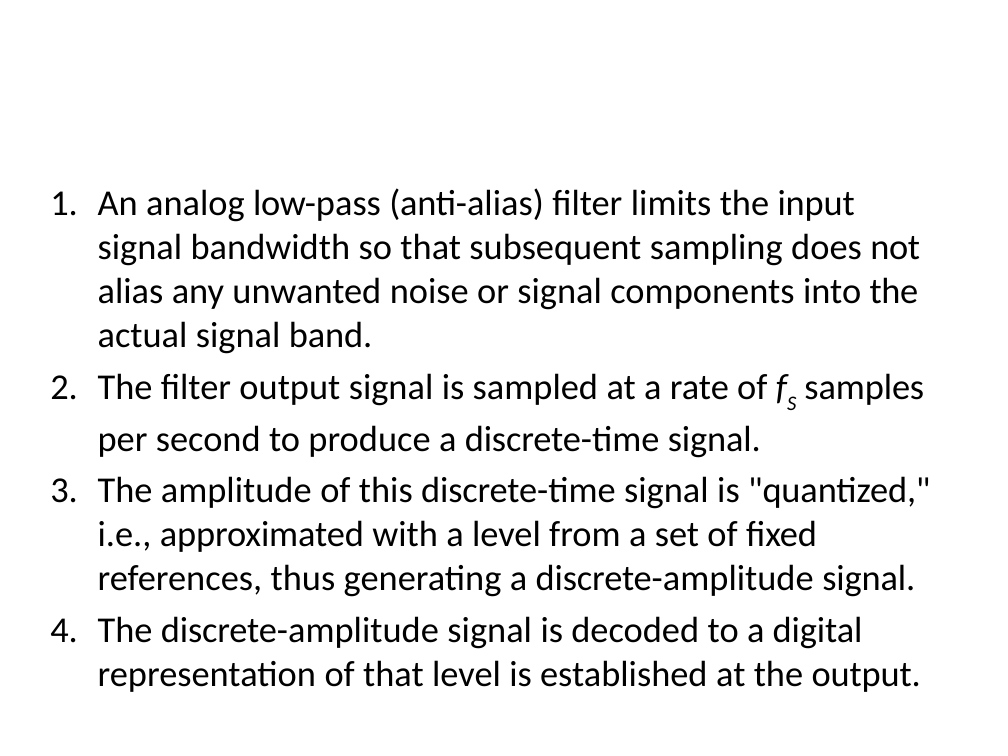
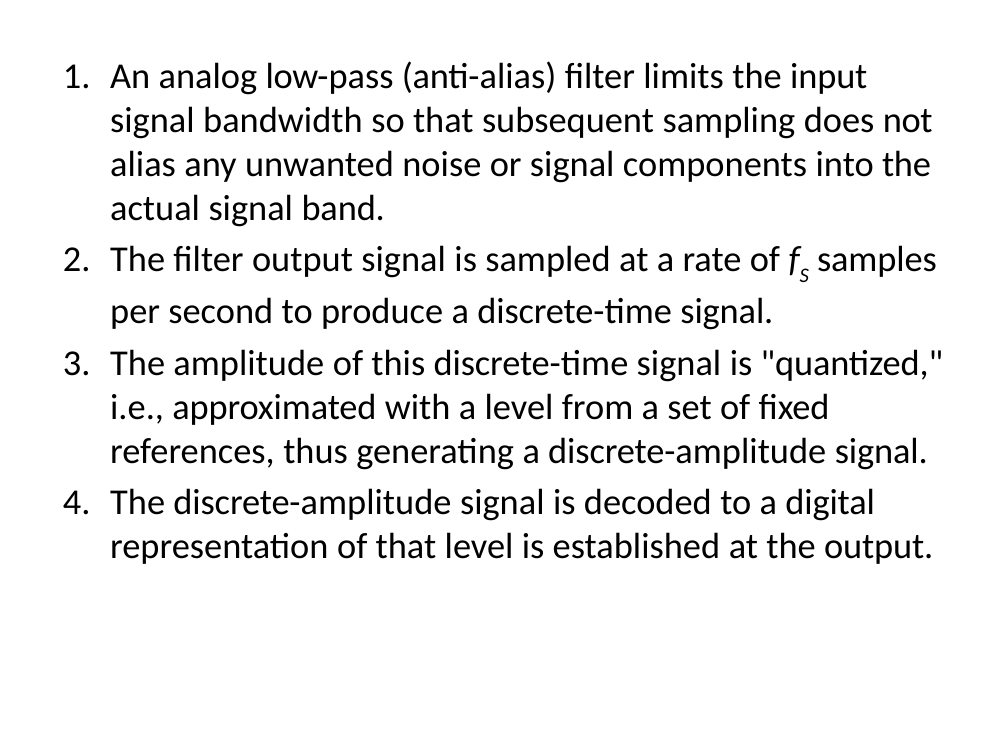
Before and after one commit to Syedshajib55/Computer-Interfacing, a slide deck: slide 6 of 3 Interfacing data conversion.pptx. Drawn at 1008x756 pixels with LibreOffice and Linux fonts; fonts in the diff are those of the drawing. Boxes give left, top, right and bottom in pixels: in the first picture for what was removed or moved away, otherwise in the second. Text is boxed around its words. In the diff, an @@ line names an element or a change of style, - is before the commit and + after.

```diff
--- a/3 Interfacing data conversion.pptx
+++ b/3 Interfacing data conversion.pptx
@@ text "An analog low-pass (anti-alias) filter ...": place and size @@
-text "An analog low-pass (anti-alias) filter ..." at [98,188,930,692]
+text "An analog low-pass (anti-alias) filter ..." at [110,61,943,564]
```
Also in this commit, not shown: 12 other slides changed, 5 slides added, 2 other files.
